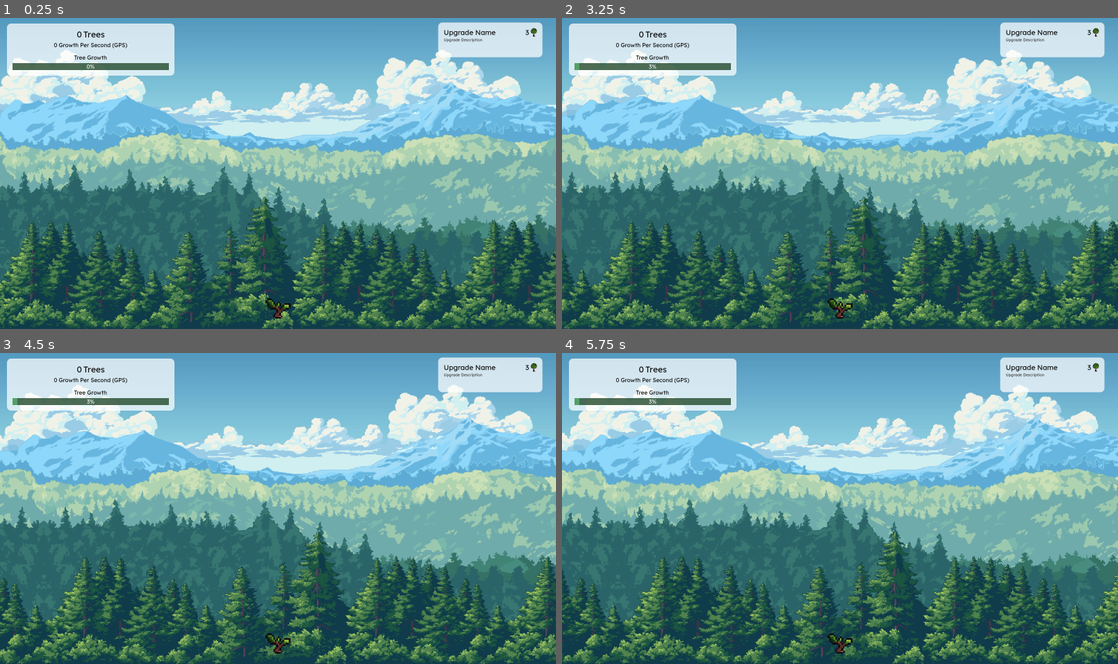
Above: before the commit, frames 1-4 (two rows, left to right).
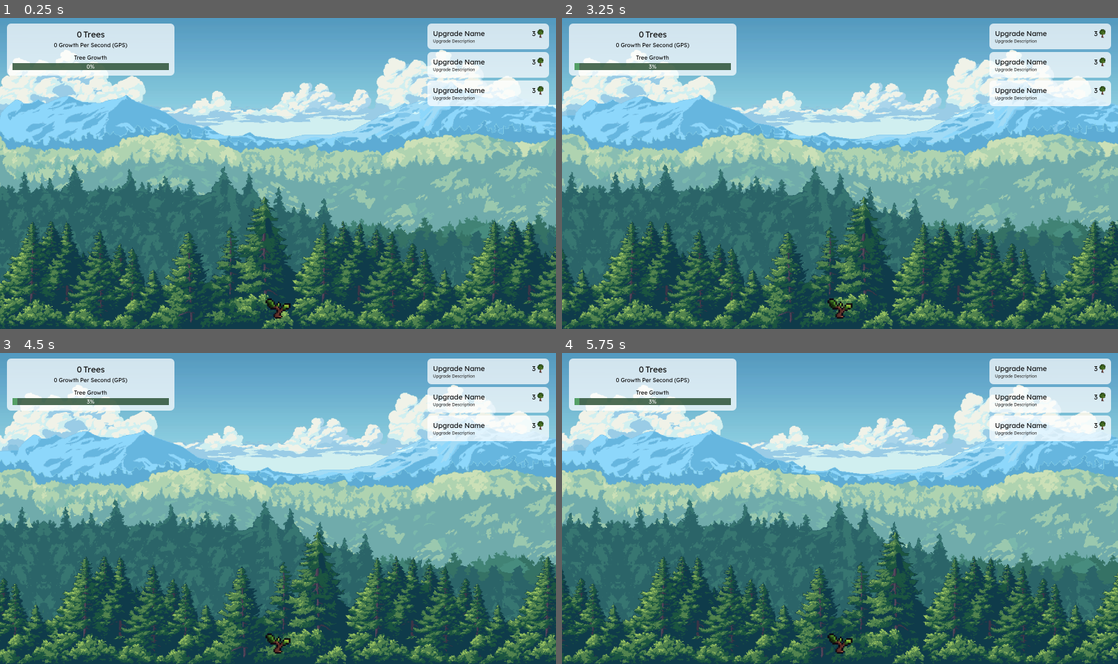
Above: after the commit, the same moments.

Repository: CallumB04/tree-clicker
Game: Godot game, scene res://Scenes/Game.tscn
Same seed, same stepped clock (60 frames per second), same inputs: the game is played once before the commit and once after it.
Inputs (mouse positions are in pixels of both pictures, inside the frame that each line leads up to):
- Up to frame 1 (0.25 s): no input
- Up to frame 2 (3.25 s): click (840, 307) at 0.5 s; click (840, 307) at 1.25 s; click (840, 307) at 2 s
- Up to frame 3 (4.5 s): no input
- Up to frame 4 (5.75 s): no input

The runs differ from the first frame. In frame 1, 3.5% of the frame differs, in the area x 76-99%, y 1-29%; in frame 2, 3.4%; in frame 3, 3.4%; in frame 4, 3.3%.

Commit message:
feat: add container for upgrades

Diff:
--- a/Scenes/Game.tscn
+++ b/Scenes/Game.tscn
@@ -185,13 +185,23 @@
 theme_override_styles/fill = SubResource("StyleBoxFlat_71axn")
 step = 0.1
 
-[node name="Upgrade" parent="." instance=ExtResource("9_h4fw4")]
+[node name="UpgradesVBox" type="VBoxContainer" parent="."]
 layout_mode = 1
-anchors_preset = 1
+anchors_preset = -1
 anchor_left = 1.0
 anchor_right = 1.0
-offset_left = -339.0
-offset_top = 17.0
-offset_right = -39.0
-offset_bottom = 117.0
+offset_left = -40.0
+offset_top = 20.0
+offset_right = -20.0
+offset_bottom = 40.0
 grow_horizontal = 0
+theme_override_constants/separation = 8
+
+[node name="Upgrade" parent="UpgradesVBox" instance=ExtResource("9_h4fw4")]
+layout_mode = 2
+
+[node name="Upgrade2" parent="UpgradesVBox" instance=ExtResource("9_h4fw4")]
+layout_mode = 2
+
+[node name="Upgrade3" parent="UpgradesVBox" instance=ExtResource("9_h4fw4")]
+layout_mode = 2
--- a/Scenes/upgrade.tscn
+++ b/Scenes/upgrade.tscn
@@ -10,7 +10,8 @@
 corner_radius_bottom_left = 12
 
 [node name="Upgrade" type="PanelContainer"]
-offset_right = 420.0
+custom_minimum_size = Vector2(350, 0)
+offset_right = 219.0
 offset_bottom = 73.0
 theme_override_styles/panel = SubResource("StyleBoxFlat_f5ow3")
 
@@ -61,5 +62,5 @@
 size_flags_horizontal = 2
 size_flags_vertical = 0
 theme_override_colors/font_color = Color(0.2, 0.2, 0.2, 1)
-theme_override_font_sizes/font_size = 11
+theme_override_font_sizes/font_size = 12
 text = "Upgrade Description"
